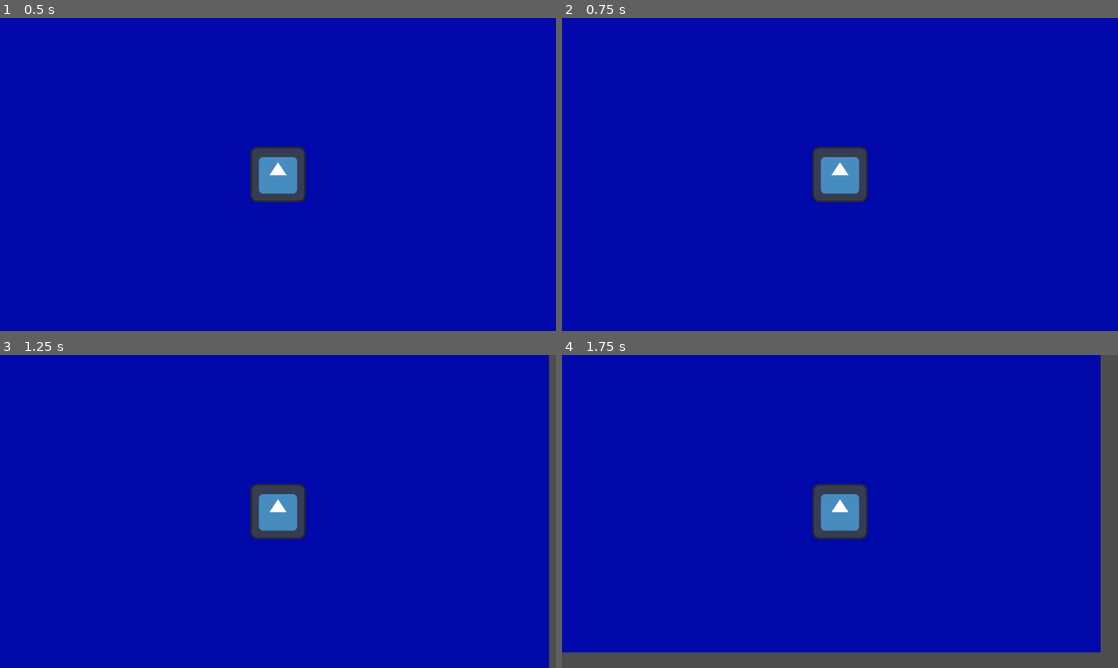
Above: before the commit, frames 1-4 (two rows, left to right).
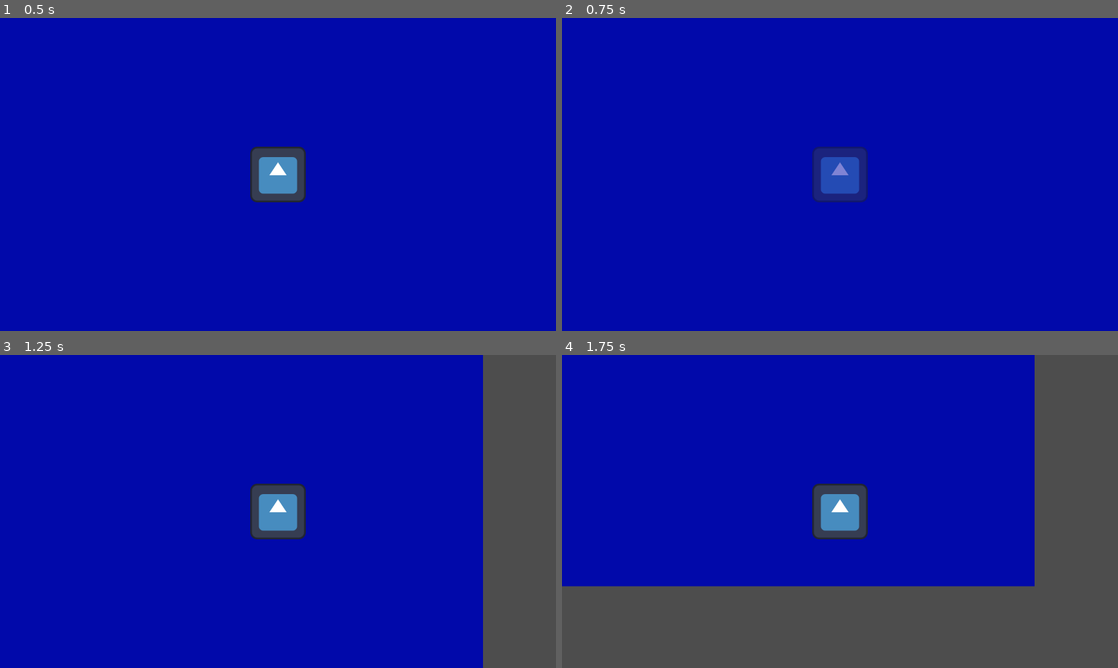
Above: after the commit, the same moments.

Repository: dogamujde/fishing-game
Game: Godot game, scene res://scenes/fight_arena.tscn
Same seed, same stepped clock (60 frames per second), same inputs: the game is played once before the commit and once after it. This scene is started directly instead of the project's main scene. The engine's default icon, where the game draws it, is replaced by a stand-in: a white triangle on a blue panel in a dark square.
Inputs:
- Up to frame 1 (0.5 s): no input
- Up to frame 2 (0.75 s): tap Enter at 0.5 s; hold D (move_right) from 0.53 s (still down); tap Space (dodge, bound only after the commit) at 0.6 s
- Up to frame 3 (1.25 s): keep holding D (move_right)
- Up to frame 4 (1.75 s): release D (move_right) at 1.28 s; hold S (move_down) from 1.28 s (still down); tap E (interact) at 1.35 s; tap Space (dodge, bound only after the commit) at 1.55 s

Frame 1 is identical in both runs. In frame 2, 1.8% of the frame differs, in the area x 45-55%, y 41-59%; in frame 3, 12%; in frame 4, 29%, in the area x 0-97%, y 0-96%.

Commit message:
add dodge dash with cooldown and iframes, only on in fight arena

Diff:
--- a/project.godot
+++ b/project.godot
@@ -61,6 +61,11 @@
 "events": [Object(InputEventKey,"resource_local_to_scene":false,"resource_name":"","device":-1,"window_id":0,"alt_press …(191 unchanged characters)…
 ]
 }
+dodge={
+"deadzone": 0.2,
+"events": [Object(InputEventKey,"resource_local_to_scene":false,"resource_name":"","device":-1,"window_id":0,"alt_pressed":false,"shift_pressed":false,"ctrl_pressed":false,"meta_pressed":false,"pressed":false,"keycode":0,"physical_keycode":32,"key_label":0,"unicode":32,"location":0,"echo":false,"script":null)
+]
+}
 
 [physics]
 
--- a/scenes/fight_arena.tscn
+++ b/scenes/fight_arena.tscn
@@ -42,4 +42,5 @@
 position = Vector2(248, 0)
 shape = SubResource("RectangleShape2D_matdo")
 
-[node name="Player" parent="." unique_id=701080228 instance=ExtResource("1_p73au")]
+[node name="Player" parent="." unique_id=701080228 instance=ExtResource("1_cjqw6")]
+dodge_enabled = true
--- a/scripts/player.gd
+++ b/scripts/player.gd
@@ -4,15 +4,60 @@
 # how fast the player walks, tweak this later for game feel
 @export var speed: float = 120.0
 
+# dodge is off by default so it only works in the fight arena
+@export var dodge_enabled: bool = false
+@export var dodge_speed: float = 360.0
+@export var dodge_time: float = 0.15
+@export var dodge_cooldown: float = 0.5
+
 # turned off while fishing so the player cant walk away mid cast
 var can_move: bool = true
 
-func _physics_process(_delta: float) -> void:
+# fish attacks should check this and do nothing when its true
+var is_invincible: bool = false
+
+var is_dodging: bool = false
+var dodge_dir: Vector2 = Vector2.RIGHT
+var dodge_timer: float = 0.0
+var cooldown_timer: float = 0.0
+# last direction we walked in, dodge goes this way
+var facing: Vector2 = Vector2.RIGHT
+
+func _physics_process(delta: float) -> void:
+	cooldown_timer = maxf(cooldown_timer - delta, 0.0)
 	if not can_move:
+		_end_dodge()
 		velocity = Vector2.ZERO
+		return
+	if is_dodging:
+		dodge_timer -= delta
+		velocity = dodge_dir * dodge_speed
+		move_and_slide()
+		if dodge_timer <= 0.0:
+			_end_dodge()
 		return
 	# get_vector gives a direction from the 4 actions, already normalized so diagonals aren't faster
 	var input_dir := Input.get_vector("move_left", "move_right", "move_up", "move_down")
+	if input_dir != Vector2.ZERO:
+		facing = input_dir
+	if dodge_enabled and Input.is_action_just_pressed("dodge") and cooldown_timer <= 0.0:
+		_start_dodge()
+		return
 	velocity = input_dir * speed
 	# move_and_slide moves the body and stops/slides it along walls
 	move_and_slide()
+
+func _start_dodge() -> void:
+	is_dodging = true
+	is_invincible = true
+	dodge_dir = facing
+	dodge_timer = dodge_time
+	# cooldown starts now so it covers the dodge itself plus the wait after
+	cooldown_timer = dodge_time + dodge_cooldown
+	# half see-through so you can tell when you cant get hit
+	modulate.a = 0.5
+
+func _end_dodge() -> void:
+	is_dodging = false
+	is_invincible = false
+	modulate.a = 1.0
Not shown: 1 places in scenes/fight_arena.tscn that only renumber resources
